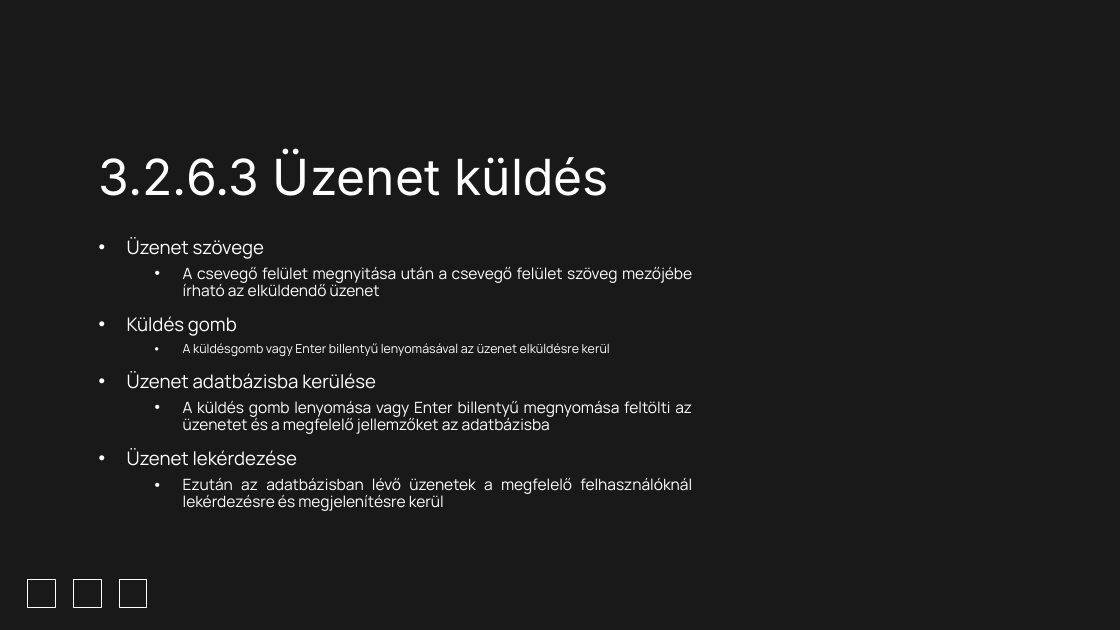
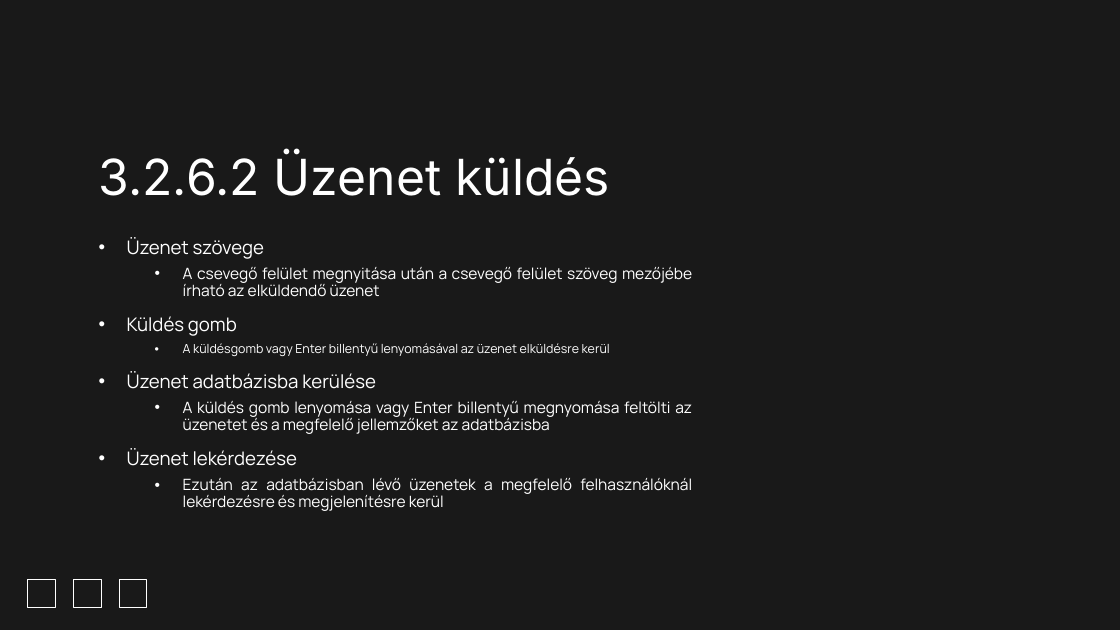
Before and after one commit to Dominik488/ViszgaRemek, a slide deck: slide 57 of documentation 2.pptx (slide 58 before the commit). Drawn at 1120x630 pixels with LibreOffice and Linux fonts; fonts in the diff are those of the drawing; background and template pictures are left out. Boxes give left, top, right and bottom in pixels: in the first picture for what was removed or moved away, otherwise in the second. Text is boxed around its words. In the diff, an @@ line names an element or a change of style, - is before the commit and + after.

```diff
--- a/documentation 2.pptx
+++ b/documentation 2.pptx
@@ title at bbox=[99, 154, 610, 196]: text changed @@
-3.2.6.3 Üzenet küldés
+3.2.6.2 Üzenet küldés
```
Also in this commit, not shown: 12 other slides changed, 1 slide removed.
